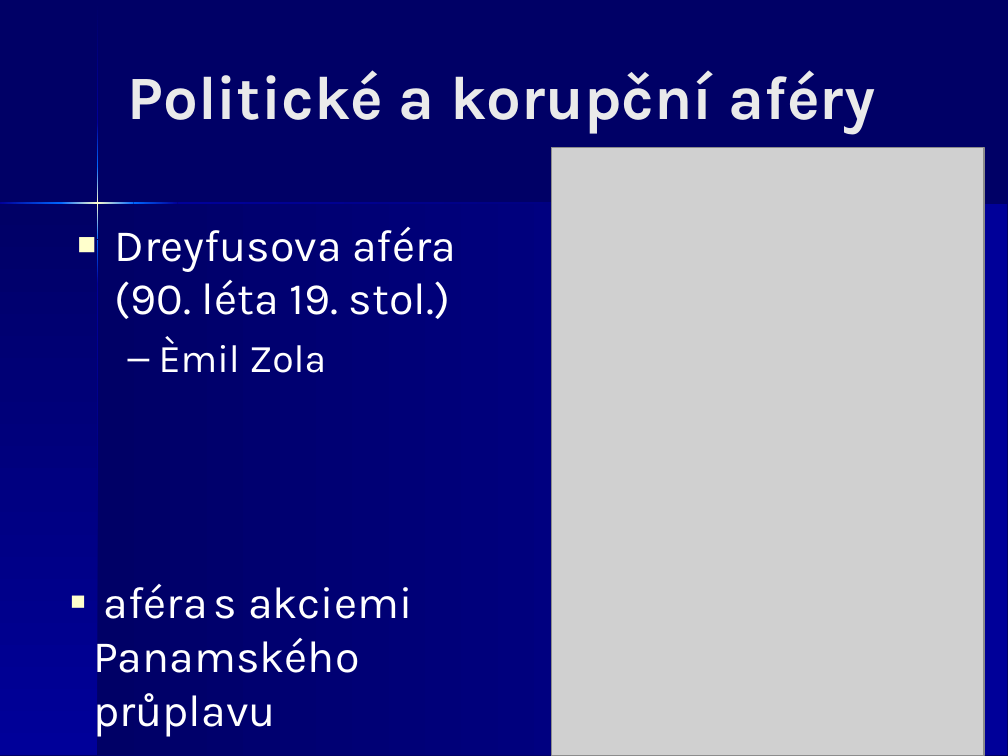
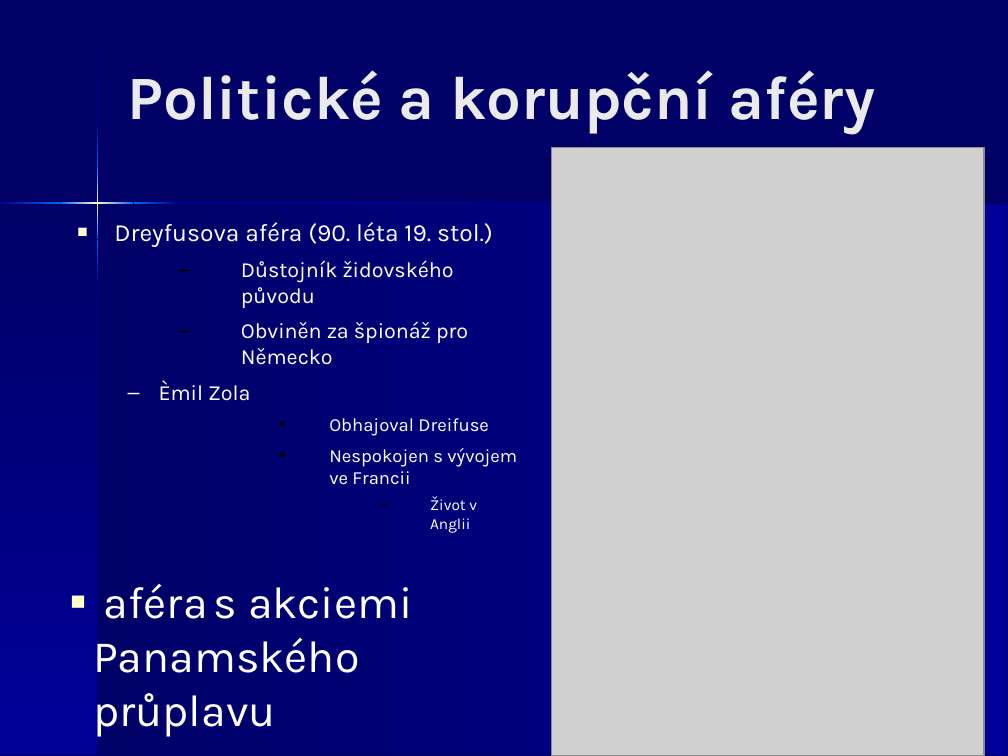
Before and after one commit to JiriKalvoda/zapisky, a slide deck: slide 33 of d/12-MezinarodniVztahy.ppt. Drawn at 1008x756 pixels with LibreOffice and Linux fonts; fonts in the diff are those of the drawing; grey boxes stand for pictures. Boxes give left, top, right and bottom in pixels: in the first picture for what was removed or moved away, otherwise in the second. Text is boxed around its words. In the diff, an @@ line names an element or a change of style, - is before the commit and + after.

```diff
--- a/d/12-MezinarodniVztahy.ppt
+++ b/d/12-MezinarodniVztahy.ppt
@@ freeform shape at bbox=[97, 166, 98, 239]: outline redrawn @@
@@ text at bbox=[114, 222, 493, 401]: size 32 to 17.6 pt in "Dreyfusova aféra (90. léta 19. stol.)"; size 28 to 15.4 pt in "Èmil Zola" @@
@@ text at bbox=[241, 260, 468, 365]: paragraphs added @@
+  – Důstojník židovského původu
+  – Obviněn za špionáž pro Německo
@@ text at bbox=[329, 418, 517, 533]: paragraphs added @@
+    • Obhajoval Dreifuse
+    • Nespokojen s vývojem ve Francii
+      – Život v Anglii
```
Also in this commit, not shown: 33 other slides changed, 1 other file.
